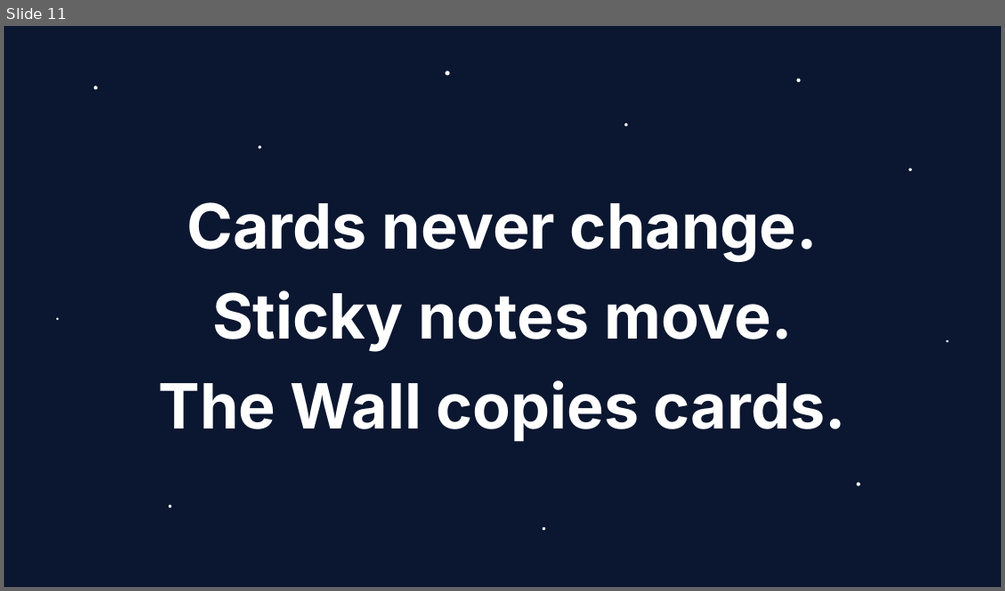
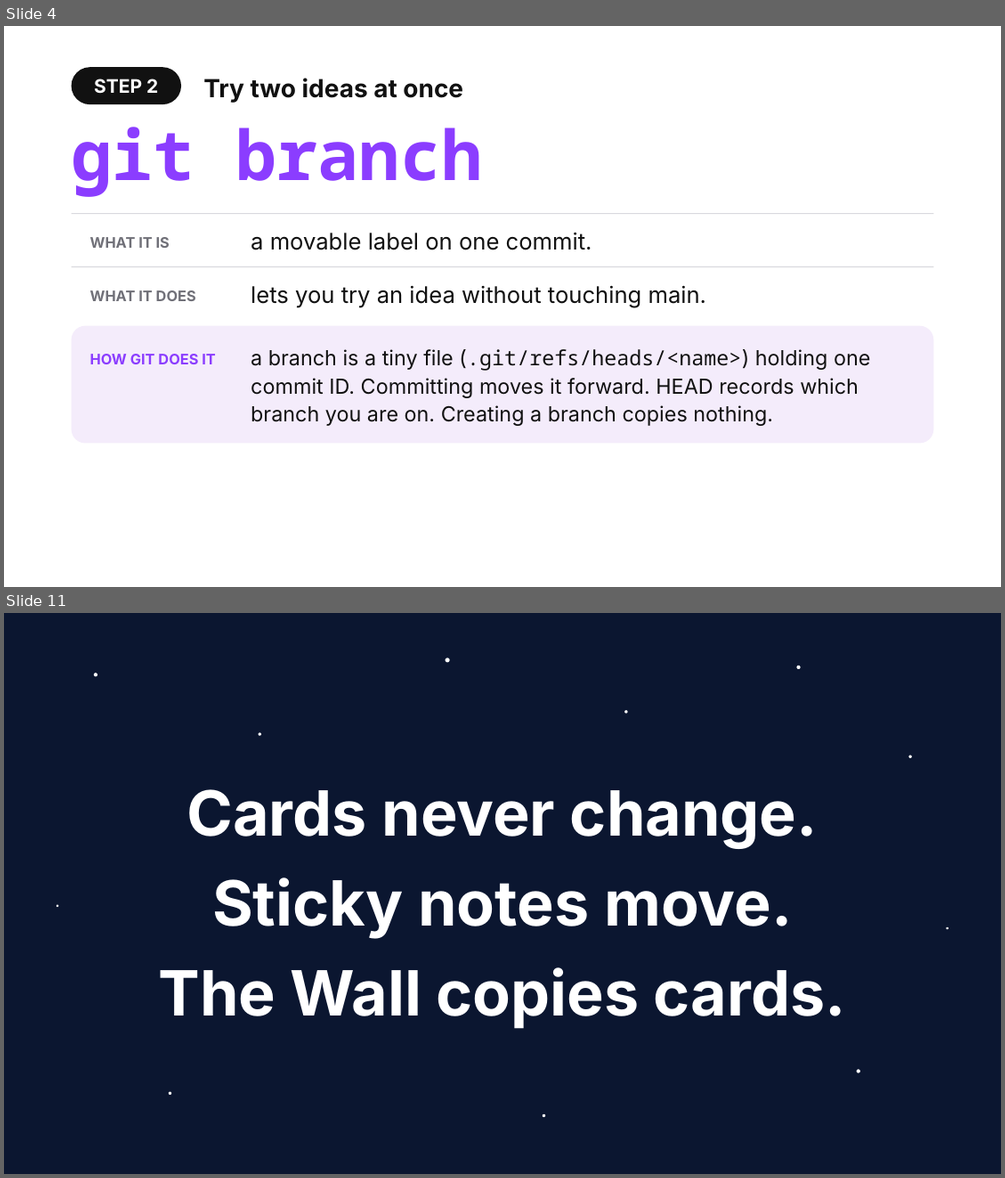
Before and after one commit to shubham3-ucb/cs294-pl, a slide deck: slides/tuesday_app.pptx. Shown one above the other, each under a label of ours: slide 11 before the commit, slides 4 and 11 after it; the slides between them are not shown. The pictures are 1005x591 and 1005x1178 pixels, drawn with LibreOffice and Linux fonts; fonts in the diff are those of the drawing. Boxes give left, top, right and bottom in pixels: in the first picture for what was removed or moved away, otherwise in the second. Text is boxed around its words. In the diff, an @@ line names an element or a change of style, - is before the commit and + after.

```diff
--- a/slides/tuesday_app.pptx
+++ b/slides/tuesday_app.pptx
@@ slide 4 added at box(4, 26, 1001, 587), background #FFFFFF @@
@@ rounded rectangle added at box(72, 67, 181, 104), fill #111111, 18 pt, text #FFFFFF, bold @@
+STEP 2
@@ text added at box(203, 78, 463, 103), 24 pt, text #111111, bold @@
+Try two ideas at once
@@ text added at box(72, 127, 482, 197), 66 pt, text #8B3DFF, bold @@
+git branch
@@ rectangle added at box(72, 213, 933, 214), fill #D9D9DE @@
@@ text added at box(90, 237, 170, 248), 14 pt, text #707078, bold @@
+WHAT IT IS
@@ text added at box(251, 232, 592, 250), 22 pt, text #111111 @@
+a movable label on one commit.
@@ rectangle added at box(72, 266, 933, 267), fill #D9D9DE @@
@@ text added at box(90, 290, 196, 301), 14 pt, text #707078, bold @@
+WHAT IT DOES
@@ text added at box(251, 285, 707, 308), 22 pt, text #111111 @@
+lets you try an idea without touching main.
@@ rounded rectangle added at box(72, 326, 933, 443), fill #F4ECFB @@
@@ text added at box(90, 354, 215, 364), 14 pt, text #8B3DFF, bold @@
+HOW GIT DOES IT
@@ text added at box(251, 349, 870, 426), 20 pt, text #111111 @@
+a branch is a tiny file (.git/refs/heads/<name>) holding one commit ID. Committing moves it forward. HEAD records which branch you are on. Creating a branch copies nothing.
```
Also in this commit, not shown: 3 slides changed, 6 other slides added, 7 slides removed, 50 other files.
